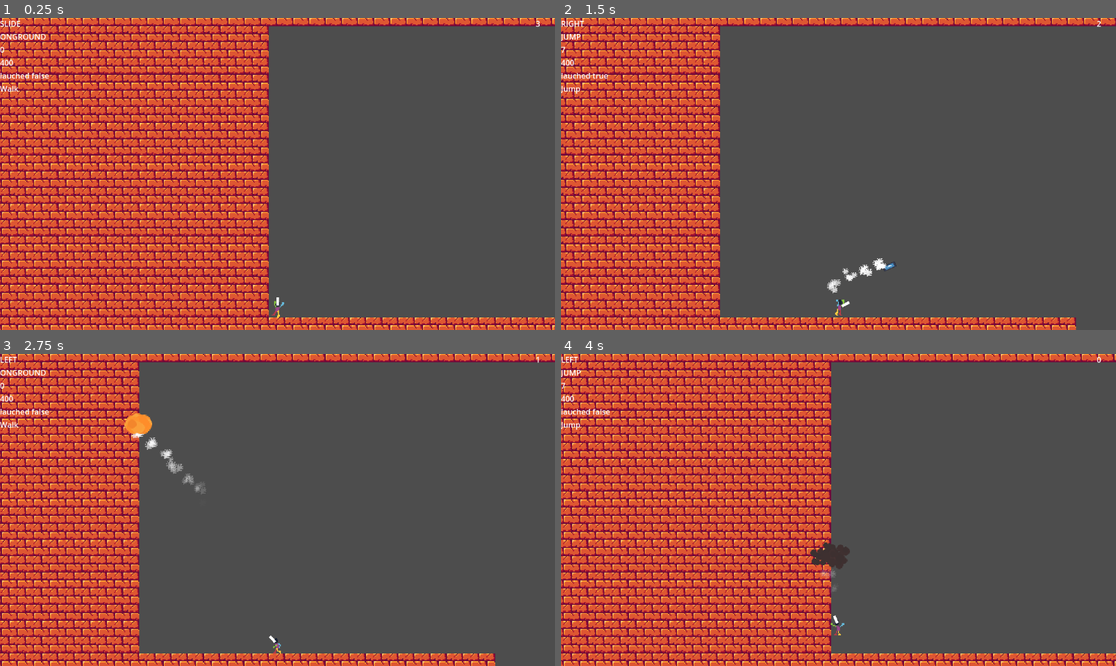
Above: before the commit, frames 1-4 (two rows, left to right).
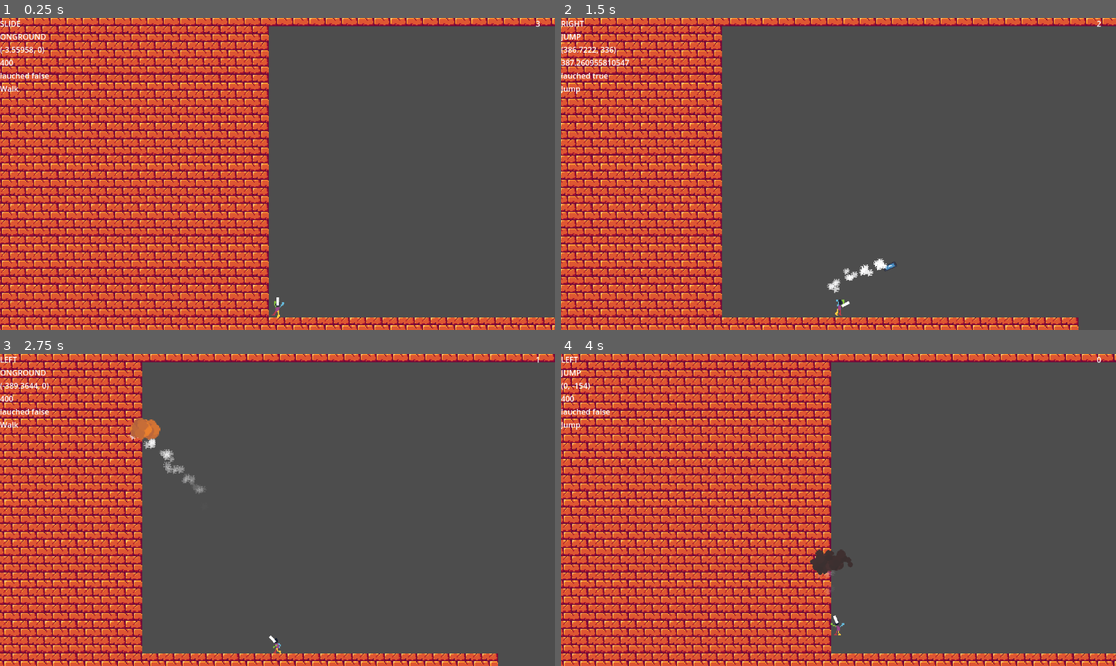
Above: after the commit, the same moments.

Repository: Shidoengie/unnamed-soldiertf2-game
Game: Godot game, scene res://Levels/TEST.tscn
Two runs of this game, one before a commit and one after it. Both use one fixed random seed, a clock stepped at 60 frames per second and the inputs below. The engine's default icon, where the game draws it, is replaced by a stand-in: a white triangle on a blue panel in a dark square.
Inputs (mouse positions are in pixels of both pictures, inside the frame that each line leads up to):
- Up to frame 1 (0.25 s): no input
- Up to frame 2 (1.5 s): move the mouse to (810, 236) at 0.52 s; hold Right (MoveRight) from 0.53 s (still down); click (810, 236) at 0.6 s; tap Space (Jump) at 0.77 s; move the mouse to (1005, 220) at 1.27 s; click (1005, 220) at 1.35 s
- Up to frame 3 (2.75 s): tap Space (Jump) at 1.52 s; move the mouse to (111, 463) at 2.02 s; release Right (MoveRight) at 2.03 s; hold Left (MoveLeft) from 2.03 s (still down); click (111, 463) at 2.1 s
- Up to frame 4 (4 s): keep holding Left (MoveLeft); move the mouse to (866, 510) at 2.77 s; click (866, 510) at 2.85 s; tap Space (Jump) at 3.02, 3.77 s; move the mouse to (755, 432) at 3.52 s; click (755, 432) at 3.6 s

The runs differ from the first frame. In frame 1, less than 0.1% of the frame differs, in the area x 0-9%, y 9-12%; in frame 2, 17%, in the area x 0-100%, y 0-100%; in frame 3, 16%; in frame 4, 0.4%.

Commit message:
launch fix finished
yes

Diff:
--- a/Scenes/Player/Player.gd
+++ b/Scenes/Player/Player.gd
@@ -12,6 +12,7 @@
 var gravity = ProjectSettings.get_setting("physics/2d/default_gravity")
 @export var jumpForce = 300
 @export var walkSpeed = 400.0
+@export var airSpeed = 100.0
 
 var walkSpeedmax
 var ammo = 3
@@ -37,6 +38,11 @@
 	GunAnimState = $GunAnimTree.get("parameters/playback")
 	walkSpeedmax = walkSpeed
 func _physics_process(delta):
+	if launched:
+		walkSpeed = airSpeed+abs(launchVec.x)
+	else:
+		walkSpeed = walkSpeedmax
+
 	if not is_on_floor():
 		velocity.y += gravity * delta
 		if coyoteTimer >= coyoteTimer_max:
@@ -45,37 +51,46 @@
 		else:
 			coyoteTimer += 1
 	else:
+		launched = false
 		coyoteTimer = 0
 		canJump = true
+
 	$Marker2d.look_at(get_global_mouse_position())
 
 	GUI.groundstate = GroundStates.keys()[CUR_GroundState]
 	GUI.movestate = MoveStates.keys()[CUR_MoveState]
 	GUI.walkspeed = walkSpeed
-	GUI.vel = coyoteTimer
+	GUI.vel = velocity
 	GUI.lauched = launched
 	GUI.ammo = ammo
 	GUI.canjump = CUR_AnimState
 	_stateChecks()
 	_stateMachines(delta)
 	move_and_slide()
+
+
 func _stateMachines(delta) -> void:
 	if (CUR_GroundState == GroundStates.FALL or CUR_GroundState == GroundStates.JUMP) and is_on_floor():
 		CUR_GroundState = GroundStates.LAND
 
 	match CUR_MoveState:
+		MoveStates.LEFT:
+			if round(velocity.x) > 0:
+				launched = false
 
-		MoveStates.LEFT:
 			$Sprite2d.flip_h = true
 			velocity.x = lerp(velocity.x,-walkSpeed,0.1)
 
 		MoveStates.RIGHT:
+			if round(velocity.x) < 0:
+				launched = false
 			$Sprite2d.flip_h = false
 			velocity.x = lerp(velocity.x,walkSpeed,0.1)
 
 		MoveStates.SLIDE:
 			if not is_on_floor():
 				CUR_MoveState = MoveStates.STOPED
+				return
 			velocity.x = lerp(velocity.x,0.0,0.5)
 	match CUR_GroundState:
 
